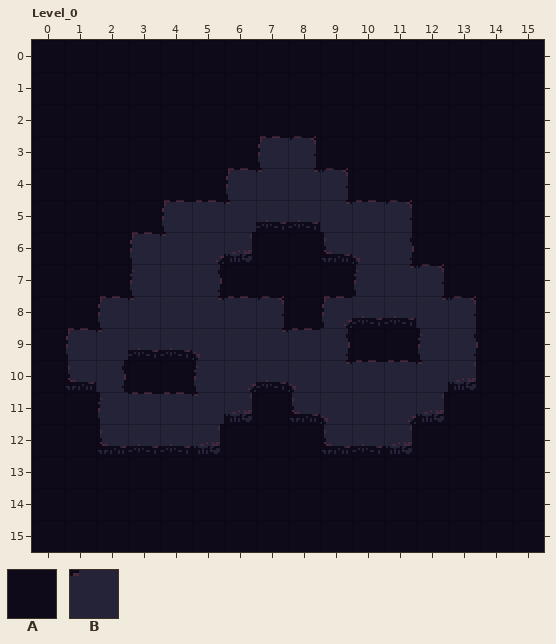
LDtk project: assets/maps/levels.ldtk. The picture above is the old version.
Cells are 16x16 px. Shown: Level_0 x 0..15, y 0..15.
Key: from "TileType": A 1 "Water", B 2 "Ground".
_ is an empty cell.
Objects are placed by their top-left corner, in cells (3,4 is the top-left corner of cell 3,4); size is 1x1 cell unless given.
Layer "TileType" before, first column x 0:
 0 AAAAAAAAAAAAAAAA
 1 AAAAAAAAAAAAAAAA
 2 AAAAAAAAAAAAAAAA
 3 AAAAAAABBAAAAAAA
 4 AAAAAABBBBAAAAAA
 5 AAAABBBBBBBBAAAA
 6 AAABBBBAABBBAAAA
 7 AAABBBAAAABBBAAA
 8 AABBBBBBABBBBBAA
 9 ABBBBBBBBBAABBAA
10 ABBAABBBBBBBBBAA
11 AABBBBBABBBBBAAA
12 AABBBBAAABBBAAAA
13 AAAAAAAAAAAAAAAA
14 AAAAAAAAAAAAAAAA
15 AAAAAAAAAAAAAAAA
New version:
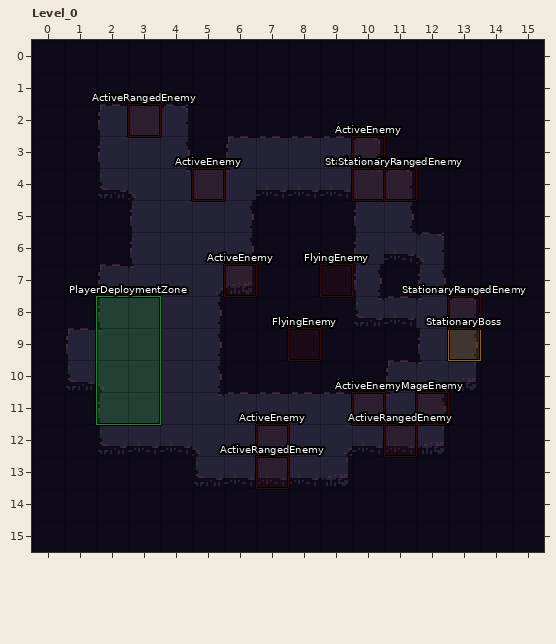
Log entry: added entities to LDTK for mapping
Difference:
Changed rows in their new state; . is an unchanged cell.
Layer "TileType":
first column x 1:
 1 .___..........
 2 .BBB....___...
 3 .BBB.B..BB_._.
 4 .BBBB....BB...
 5 ..B...___.....
 6 ......___..B..
 7 _B...B___._.._
 8 .....____...._
 9 .....____...._
10 ..BB._A___....
11 ......B.......
12 .....BBB...B..
13 ....BBBBB._...
14 ......_.......
Layer "Entities" (added):
added: "PlayerDeploymentZone" rectangle at 2,8 size 2x4
added: "ActiveEnemy" rectangle at 10,11
added: "ActiveEnemy" rectangle at 7,12
added: "StationaryEnemy" rectangle at 10,4
added: "StationaryRangedEnemy" rectangle at 11,4
added: "ActiveRangedEnemy" rectangle at 11,12
added: "ActiveRangedEnemy" rectangle at 3,2
added: "StationaryBoss" rectangle at 13,9
added: "ActiveEnemy" rectangle at 10,3
added: "ActiveEnemy" rectangle at 5,4
added: "StationaryRangedEnemy" rectangle at 13,8
added: "ActiveRangedEnemy" rectangle at 7,13
added: "ActiveEnemy" rectangle at 6,7
added: "FlyingEnemy" rectangle at 9,7
added: "FlyingEnemy" rectangle at 8,9
added: "MageEnemy" rectangle at 12,11
